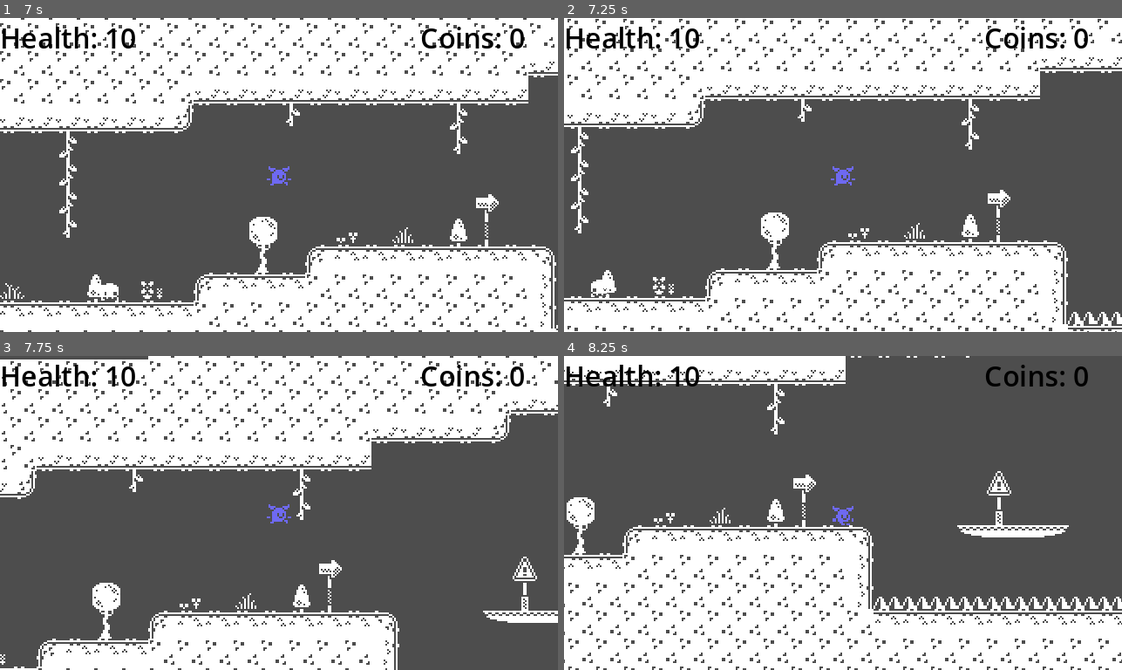
Above: before the commit, frames 1-4 (two rows, left to right).
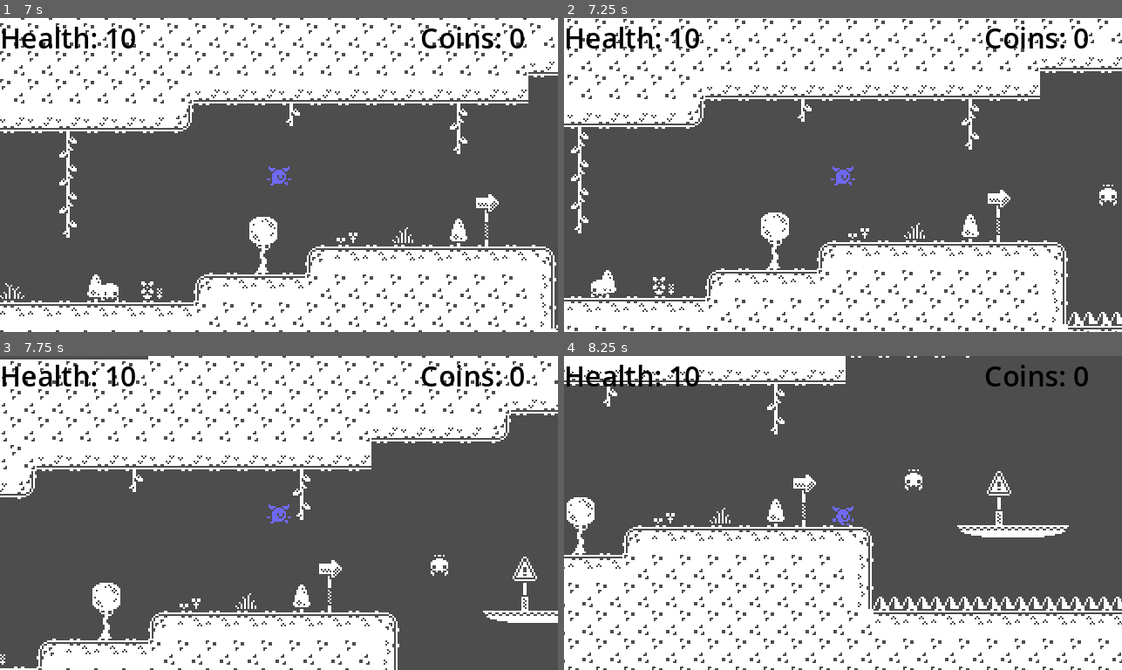
Above: after the commit, the same moments.

Repository: emilykrohn/2DPlatformer
Game: Godot game, scene res://main.tscn
Two runs of this game, one before a commit and one after it. Both use one fixed random seed, a clock stepped at 60 frames per second and the inputs below.
Inputs:
- Up to frame 1 (7 s): tap Enter (ui_accept) at 0.5, 0.77, 1.52, 3.02, 3.77, 4.52, 6.02, 6.77 s; hold Right (ui_right) 0.53-2.03 s; hold Left (ui_left) 2.03-4.28 s; hold Right (ui_right) from 4.28 s (still down)
- Up to frame 2 (7.25 s): keep holding Right (ui_right)
- Up to frame 3 (7.75 s): keep holding Right (ui_right); tap Enter (ui_accept) at 7.52 s
- Up to frame 4 (8.25 s): release Right (ui_right) at 8.03 s; hold Left (ui_left) from 8.03 s (still down)

Frame 1 is identical in both runs. In frame 2, 0.1% of the frame differs, in the area x 95-100%, y 53-60%; in frame 3, 0.1%; in frame 4, 0.1%.
Error in both runs: Invalid access to property or key 'can_take_damage' on a base object of type 'null instance'. (res://enemy_1.gd:11)

Commit message:
Add enemy to scene with zero gravity

Diff:
--- a/flying_enemy.tscn
+++ b/flying_enemy.tscn
@@ -25,6 +25,7 @@
 radius = 6.08276
 
 [node name="FlyingEnemy" type="RigidBody2D"]
+gravity_scale = 0.0
 script = ExtResource("1_trsd4")
 
 [node name="AnimatedSprite2D" type="AnimatedSprite2D" parent="."]
--- a/main.tscn
+++ b/main.tscn
@@ -10,6 +10,7 @@
 [ext_resource type="Script" path="res://SecondSpikePit.gd" id="7_osgc5"]
 [ext_resource type="Script" path="res://ThirdSpikePit.gd" id="8_5j018"]
 [ext_resource type="PackedScene" uid="uid://cvp2og0tb8js1" path="res://coin.tscn" id="9_gtul8"]
+[ext_resource type="PackedScene" uid="uid://cccandpxrb06s" path="res://flying_enemy.tscn" id="11_aiqc2"]
 
 [sub_resource type="TileSetAtlasSource" id="TileSetAtlasSource_td8sm"]
 texture = ExtResource("1_c36dr")
@@ -1349,6 +1350,9 @@
 [node name="Enemy1" parent="Enemy1Path/PathFollow2D" instance=ExtResource("4_sv820")]
 lock_rotation = true
 
+[node name="FlyingEnemy" parent="." instance=ExtResource("11_aiqc2")]
+position = Vector2(471, -59)
+
 [connection signal="body_entered" from="Ladder/Area2D" to="Ladder" method="_on_area_2d_body_entered"]
 [connection signal="body_exited" from="Ladder/Area2D" to="Ladder" method="_on_area_2d_body_exited"]
 [connection signal="body_entered" from="Ladder/LadderTop" to="Ladder" method="_on_ladder_top_body_entered"]
Not shown: 1 places in main.tscn that only renumber resources
